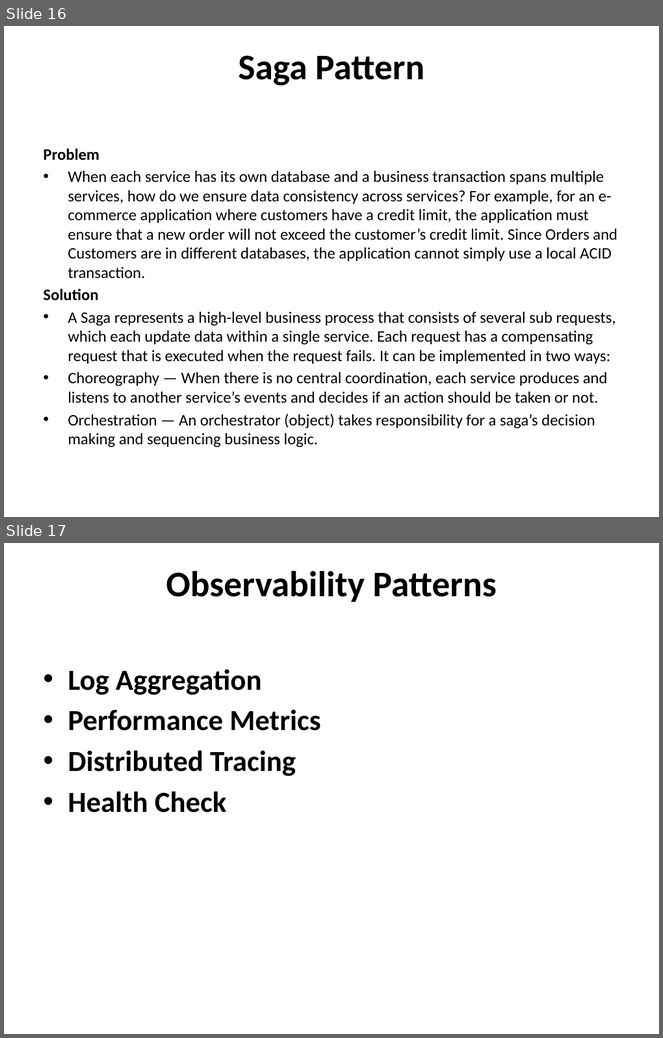
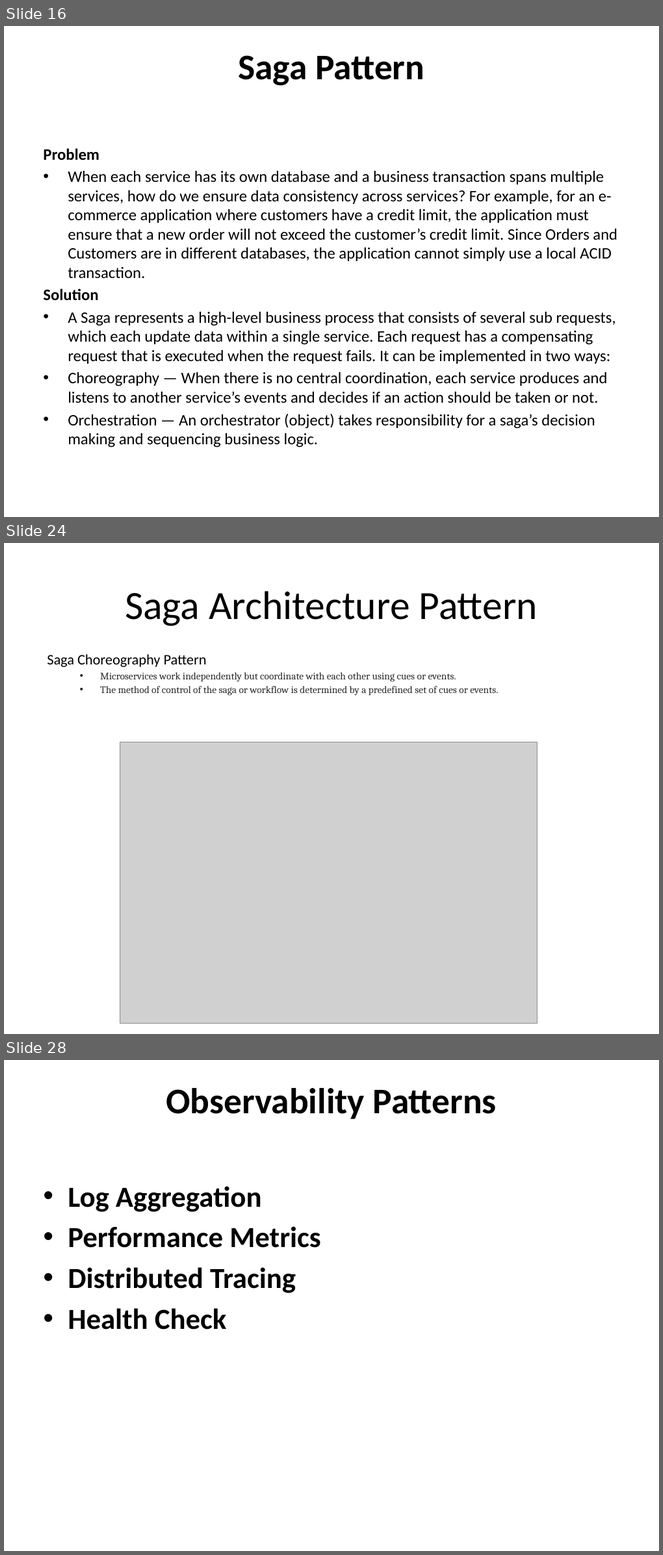
Before and after one commit to prakharxagrawal/citimicroservices, a slide deck: Micro services Design Pattern.pptx. Shown one above the other, each under a label of ours: slides 16 and 17 before the commit, slides 16, 24 and 28 after it; the slides between them are not shown. The pictures are 663x1038 and 663x1555 pixels, drawn with LibreOffice and Linux fonts; fonts in the diff are those of the drawing; grey boxes stand for pictures. Boxes give left, top, right and bottom in pixels: in the first picture for what was removed or moved away, otherwise in the second. Text is boxed around its words. In the diff, an @@ line names an element or a change of style, - is before the commit and + after.

Commit message:
Update Saga Pattern example and Docker

```diff
--- a/Micro services Design Pattern.pptx
+++ b/Micro services Design Pattern.pptx
@@ slide 24 added at bbox=[4, 543, 659, 1034], background #FFFFFF @@
@@ title added at bbox=[125, 591, 538, 626], 44 pt, text #000000 @@
+Saga Architecture Pattern
@@ text added at bbox=[47, 654, 498, 696], 11 pt, text #292929 @@
+Saga Choreography Pattern
+  • Microservices work independently but coordinate with each other using cues or events.
+  • The method of control of the saga or workflow is determined by a predefined set of cues or events.
@@ picture added at bbox=[120, 742, 538, 1023] @@
@@ what was slide 17 is now slide 28 @@
```
Also in this commit, not shown: 10 other slides added, 14 other files.
